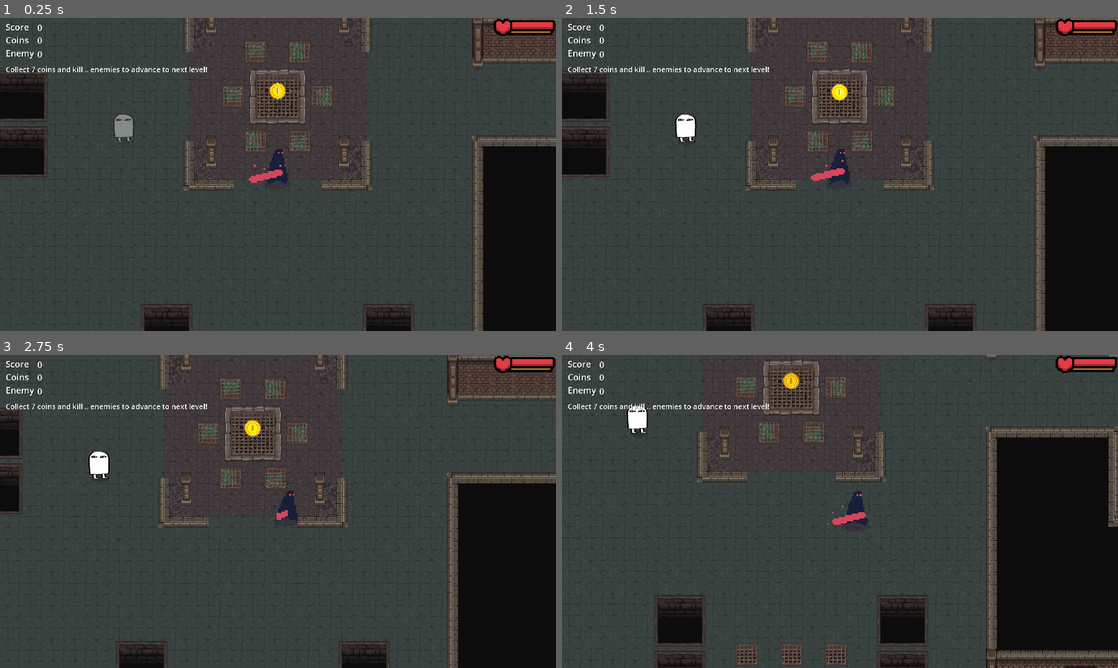
Above: before the commit, frames 1-4 (two rows, left to right).
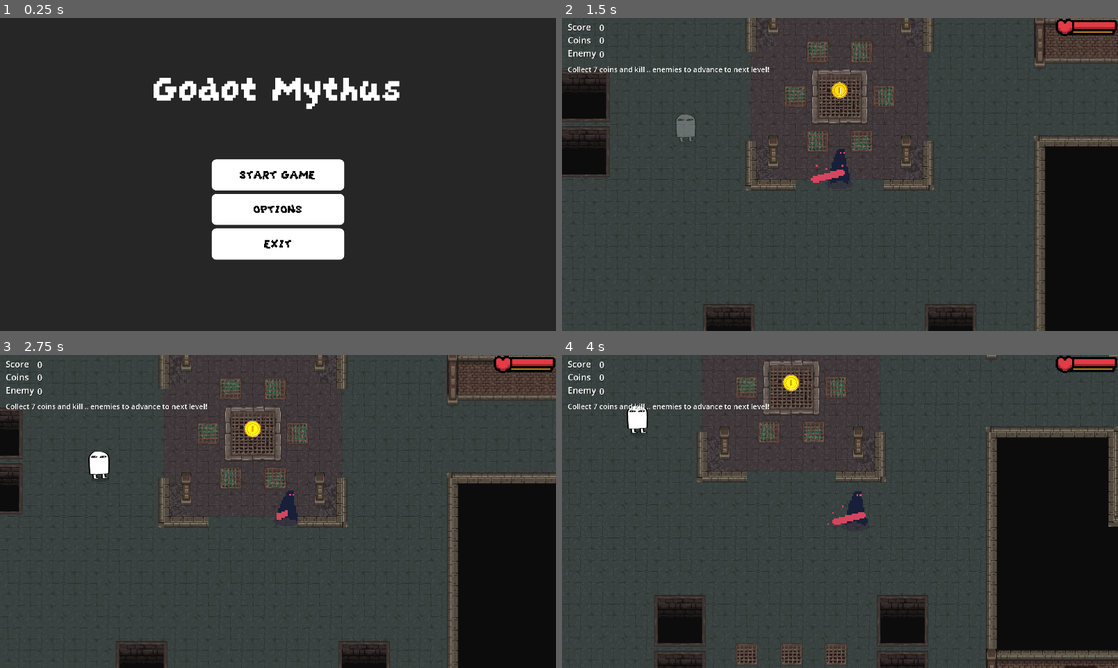
Above: after the commit, the same moments.

Repository: h-sutiwas/godot-mythus
Game: Godot game, scene res://scenes/main_menu.tscn
The game is run twice, just before and just after one commit, with the same random seed, the same clock (stepped at 60 frames per second) and the same inputs. Before the commit the project starts from res://scenes/playground.tscn.
Inputs (mouse positions are in pixels of both pictures, inside the frame that each line leads up to):
- Up to frame 1 (0.25 s): no input
- Up to frame 2 (1.5 s): click (840, 208) at 0.5 s, where only the run after the commit has a clickable "OPTIONS"; click (840, 174) at 1.25 s, where only the run after the commit has a clickable "START GAME"
- Up to frame 3 (2.75 s): hold D (player_right) from 2.03 s (still down); hold Space (attack) from 2.03 s (still down)
- Up to frame 4 (4 s): release D (player_right) at 2.78 s; release Space (attack) at 2.78 s; hold S (player_down) 2.78-3.53 s; tap Space (attack) at 2.85 s; hold D (player_right) from 3.53 s (still down); hold Space (attack) from 3.53 s (still down)

The runs differ from the first frame. In frame 1, 85% of the frame differs, in the area x 0-100%, y 0-100%; in frame 2, 0.5%; in frame 3, less than 0.1%; in frame 4, 0.1%.

Commit message:
Summary
- Update on MainMenu and connect signal for pressing button on the menu to start the game or exit the game
- Only the option button is just a placeholder
- Use Grapesoda 2 font for all the menu UI

Diff:
--- a/project.godot
+++ b/project.godot
@@ -11,7 +11,7 @@
 [application]
 
 config/name="Project Mythus"
-run/main_scene="res://scenes/playground.tscn"
+run/main_scene="uid://04xmm5658w8l"
 config/features=PackedStringArray("4.5", "Forward Plus")
 config/icon="res://icon.svg"
 
--- /dev/null
+++ b/scenes/main_menu.gd
@@ -0,0 +1,31 @@
+extends Control
+
+
+
+func ready():
+	pass
+
+
+
+func process( delta ):
+	pass
+
+
+
+func _on_start_pressed() -> void:
+	#print( "Start Pressed" )
+	get_tree().change_scene_to_file( "res://scenes/playground.tscn" )
+	pass # Replace with function body.
+
+
+
+func _on_options_pressed() -> void:
+	print( "Options Pressed" )
+	pass # Replace with function body.
+
+
+
+func _on_exit_pressed() -> void:
+	#print( "Exit Pressed" )
+	get_tree().quit()
+	pass # Replace with function body.
--- /dev/null
+++ b/scenes/main_menu.tscn
@@ -0,0 +1,130 @@
+[gd_scene load_steps=8 format=3 uid="uid://04xmm5658w8l"]
+
+[ext_resource type="Script" uid="uid://bmiavybbw2fvq" path="res://scenes/main_menu.gd" id="1_ekxnf"]
+[ext_resource type="FontFile" uid="uid://b681mpx1kxpc6" path="res://assets/fonts/grapesoda_2/GrapeSoda.ttf" id="1_l6cm7"]
+
+[sub_resource type="StyleBoxFlat" id="StyleBoxFlat_ekxnf"]
+bg_color = Color(0.14776778, 0.14776778, 0.14776778, 1)
+
+[sub_resource type="StyleBoxFlat" id="StyleBoxFlat_bqqt6"]
+bg_color = Color(11.708403, 11.708403, 11.708403, 1)
+corner_radius_top_left = 16
+corner_radius_top_right = 16
+corner_radius_bottom_right = 16
+corner_radius_bottom_left = 16
+
+[sub_resource type="StyleBoxFlat" id="StyleBoxFlat_wu84c"]
+bg_color = Color(0.1917992, 0.1917992, 0.1917992, 1)
+corner_radius_top_left = 16
+corner_radius_top_right = 16
+corner_radius_bottom_right = 16
+corner_radius_bottom_left = 16
+
+[sub_resource type="StyleBoxFlat" id="StyleBoxFlat_8ln24"]
+bg_color = Color(0.5583332, 0.5583332, 0.5583332, 1)
+corner_radius_top_left = 16
+corner_radius_top_right = 16
+corner_radius_bottom_right = 16
+corner_radius_bottom_left = 16
+
+[sub_resource type="StyleBoxEmpty" id="StyleBoxEmpty_bqqt6"]
+
+[node name="MainMenu" type="Control"]
+layout_mode = 3
+anchors_preset = 15
+anchor_right = 1.0
+anchor_bottom = 1.0
+grow_horizontal = 2
+grow_vertical = 2
+script = ExtResource("1_ekxnf")
+
+[node name="Panel" type="Panel" parent="."]
+layout_mode = 1
+anchors_preset = 15
+anchor_right = 1.0
+anchor_bottom = 1.0
+grow_horizontal = 2
+grow_vertical = 2
+theme_override_styles/panel = SubResource("StyleBoxFlat_ekxnf")
+
+[node name="VBoxContainer" type="VBoxContainer" parent="."]
+layout_mode = 1
+anchors_preset = 8
+anchor_left = 0.5
+anchor_top = 0.5
+anchor_right = 0.5
+anchor_bottom = 0.5
+offset_left = -229.00085
+offset_top = -52.0
+offset_right = 229.00085
+offset_bottom = 294.5
+grow_horizontal = 2
+grow_vertical = 2
+theme_override_constants/separation = 12
+
+[node name="Start" type="Button" parent="VBoxContainer"]
+layout_mode = 2
+size_flags_vertical = 3
+theme_override_colors/font_color = Color(0.0093103545, 0.0093103545, 0.0093103545, 1)
+theme_override_colors/font_focus_color = Color(0, 0, 0, 1)
+theme_override_colors/font_pressed_color = Color(0, 0, 0, 1)
+theme_override_colors/font_hover_color = Color(0, 0, 0, 1)
+theme_override_fonts/font = ExtResource("1_l6cm7")
+theme_override_font_sizes/font_size = 50
+theme_override_styles/normal = SubResource("StyleBoxFlat_bqqt6")
+theme_override_styles/pressed = SubResource("StyleBoxFlat_wu84c")
+theme_override_styles/hover = SubResource("StyleBoxFlat_8ln24")
+theme_override_styles/focus = SubResource("StyleBoxEmpty_bqqt6")
+text = "START GAME"
+
+[node name="Options" type="Button" parent="VBoxContainer"]
+layout_mode = 2
+size_flags_vertical = 3
+theme_override_colors/font_color = Color(0.0093103545, 0.0093103545, 0.0093103545, 1)
+theme_override_colors/font_focus_color = Color(0, 0, 0, 1)
+theme_override_colors/font_pressed_color = Color(0, 0, 0, 1)
+theme_override_colors/font_hover_color = Color(0, 0, 0, 1)
+theme_override_fonts/font = ExtResource("1_l6cm7")
+theme_override_font_sizes/font_size = 50
+theme_override_styles/normal = SubResource("StyleBoxFlat_bqqt6")
+theme_override_styles/pressed = SubResource("StyleBoxFlat_wu84c")
+theme_override_styles/hover = SubResource("StyleBoxFlat_8ln24")
+theme_override_styles/focus = SubResource("StyleBoxEmpty_bqqt6")
+text = "OPTIONS"
+
+[node name="Exit" type="Button" parent="VBoxContainer"]
+layout_mode = 2
+size_flags_vertical = 3
+theme_override_colors/font_color = Color(0.0093103545, 0.0093103545, 0.0093103545, 1)
+theme_override_colors/font_focus_color = Color(0, 0, 0, 1)
+theme_override_colors/font_pressed_color = Color(0, 0, 0, 1)
+theme_override_colors/font_hover_color = Color(0, 0, 0, 1)
+theme_override_fonts/font = ExtResource("1_l6cm7")
+theme_override_font_sizes/font_size = 50
+theme_override_styles/normal = SubResource("StyleBoxFlat_bqqt6")
+theme_override_styles/pressed = SubResource("StyleBoxFlat_wu84c")
+theme_override_styles/hover = SubResource("StyleBoxFlat_8ln24")
+theme_override_styles/focus = SubResource("StyleBoxEmpty_bqqt6")
+text = "EXIT"
+
+[node name="Label" type="Label" parent="."]
+layout_mode = 1
+anchors_preset = 5
+anchor_left = 0.5
+anchor_right = 0.5
+offset_left = -429.0
+offset_top = 168.0
+offset_right = 429.0
+offset_bottom = 324.0
+grow_horizontal = 2
+theme_override_colors/font_shadow_color = Color(0, 0, 0, 0)
+theme_override_constants/shadow_offset_y = 10
+theme_override_fonts/font = ExtResource("1_l6cm7")
+theme_override_font_sizes/font_size = 156
+text = "Godot Mythus"
+horizontal_alignment = 1
+vertical_alignment = 1
+
+[connection signal="pressed" from="VBoxContainer/Start" to="." method="_on_start_pressed"]
+[connection signal="pressed" from="VBoxContainer/Options" to="." method="_on_options_pressed"]
+[connection signal="pressed" from="VBoxContainer/Exit" to="." method="_on_exit_pressed"]
--- a/scenes/playground.tscn
+++ b/scenes/playground.tscn
@@ -14,6 +14,7 @@
 [ext_resource type="Texture2D" uid="uid://iukwunfjss1w" path="res://assets/images/player/health_stamina_bar/Health&Stamina/Red/used_health_border_colored.png" id="13_j30dx"]
 [ext_resource type="Script" uid="uid://b781sl2fxo1jn" path="res://scenes/texture_health_bar.gd" id="14_fn4oh"]
 [ext_resource type="PackedScene" uid="uid://bpvixqwsufaap" path="res://scenes/entities/EnemyRevised/enemySpawner.tscn" id="15_fn4oh"]
+[ext_resource type="PackedScene" uid="uid://04xmm5658w8l" path="res://scenes/main_menu.tscn" id="15_j30dx"]
 
 [sub_resource type="TileSetAtlasSource" id="TileSetAtlasSource_mm0a5"]
 texture = ExtResource("4_q8s1k")
@@ -450,3 +451,5 @@
 scale = Vector2(0.6634408, 0.6634408)
 
 [node name="EnemySpawner" parent="." instance=ExtResource("15_fn4oh")]
+
+[node name="MainMenu" parent="." instance=ExtResource("15_j30dx")]
Binary file added: assets/fonts/grapesoda_2/GrapeSoda.ttf
Not shown, added: assets/fonts/grapesoda_2/GrapeSoda.ttf.import
Not shown, added: scenes/main_menu.gd.uid
Not shown: 1 places in scenes/playground.tscn that only renumber resources
Not shown, added: assets/fonts/grapesoda_2.zip
